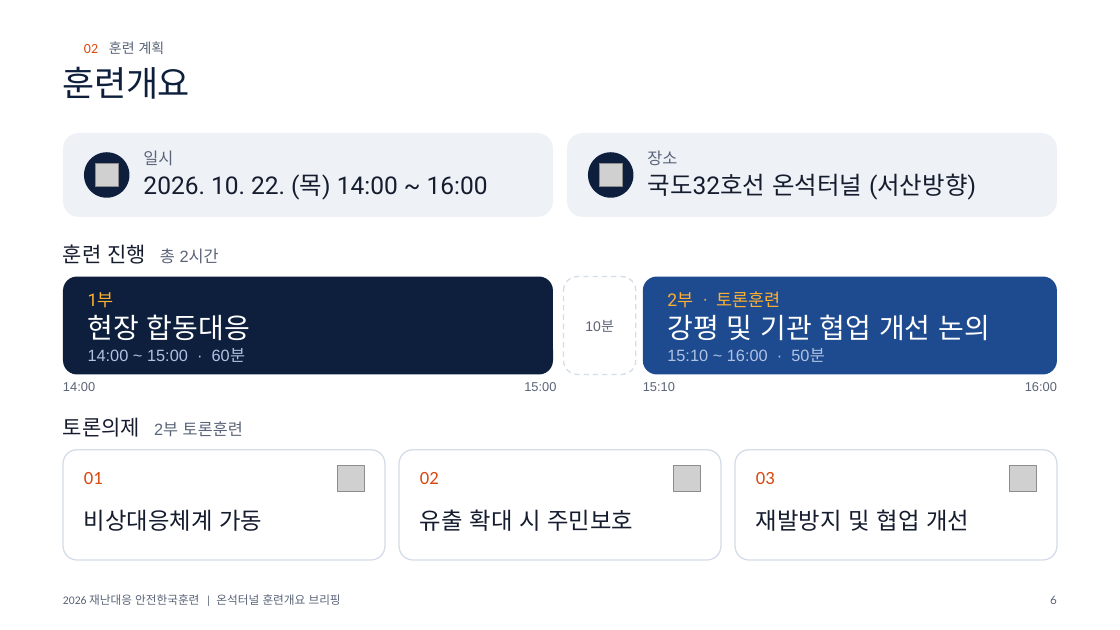
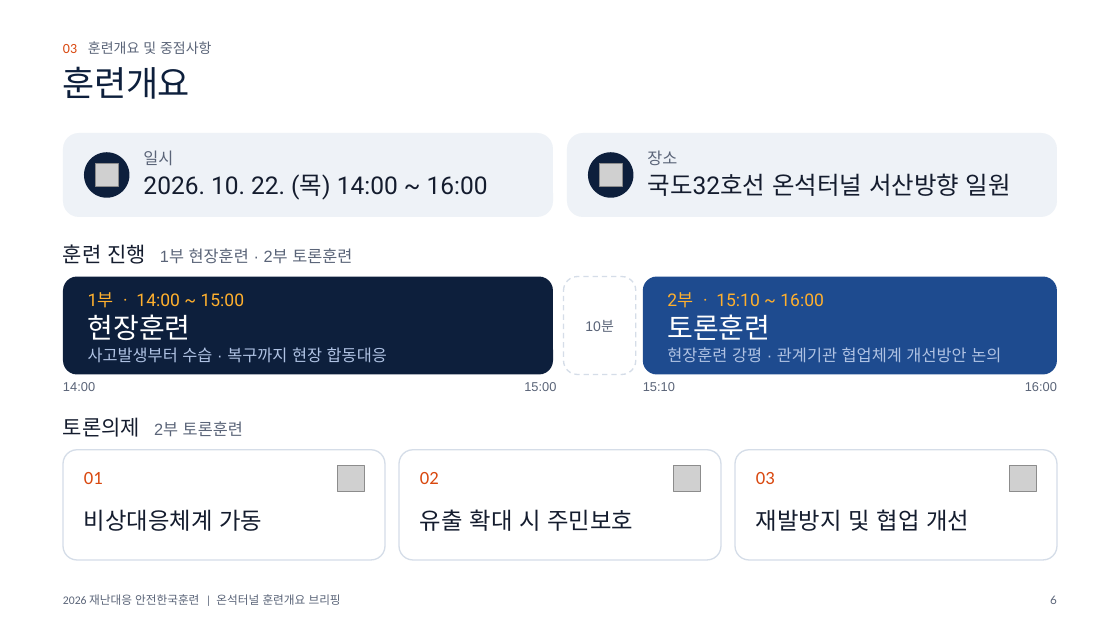
Before and after one commit to tmdgns5782-pixel/dcd, a slide deck: slide 6 of briefing/onseok-tunnel/onseok-briefing.pptx. Drawn at 1120x630 pixels with LibreOffice and Linux fonts; fonts in the diff are those of the drawing; grey boxes stand for pictures; background and template pictures are left out. Boxes give left, top, right and bottom in pixels: in the first picture for what was removed or moved away, otherwise in the second. Text is boxed around its words. In the diff, an @@ line names an element or a change of style, - is before the commit and + after.

```diff
--- a/briefing/onseok-tunnel/onseok-briefing.pptx
+++ b/briefing/onseok-tunnel/onseok-briefing.pptx
@@ text at [63,41,211,54]: text changed @@
-02 훈련 계획
+03 훈련개요 및 중점사항
@@ text at [647,173,1011,196]: text changed @@
-국도32호선 온석터널 (서산방향)
+국도32호선 온석터널 서산방향 일원
@@ text at [63,244,352,264]: text changed; size 18 to 14 pt; font Roboto to Arial; text colour #141C2E to #5A6478 @@
-훈련 진행 총 2시간
+훈련 진행 1부 현장훈련 · 2부 토론훈련
@@ text at [88,292,245,308]: text changed; size 14 to 15 pt; font Arial to Roboto; text colour #AFC2E3 to #FFB02E @@
-14:00 ~ 15:00 · 60분
+1부 · 14:00 ~ 15:00
@@ text at [667,292,824,308]: text changed; size 14 to 15 pt; font Arial to Roboto; text colour #AFC2E3 to #FFB02E @@
-15:10 ~ 16:00 · 50분
+2부 · 15:10 ~ 16:00
@@ text added at [88,314,191,340], 24 pt, text #FFFFFF @@
+현장훈련
@@ text at [667,314,770,340]: text changed; size 15 to 24 pt; font Roboto to Calibri; text colour #FFB02E to #FFFFFF @@
-2부 · 토론훈련
+토론훈련
@@ text at [88,347,387,363]: text changed; size 24 to 14 pt; font Calibri to Arial; text colour #FFFFFF to #AFC2E3 @@
-현장 합동대응
+사고발생부터 수습 · 복구까지 현장 합동대응
@@ text at [667,347,1001,363]: text changed; size 24 to 14 pt; font Calibri to Arial; text colour #FFFFFF to #AFC2E3 @@
-강평 및 기관 협업 개선 논의
+현장훈련 강평 · 관계기관 협업체계 개선방안 논의
```
Also in this commit, not shown: 13 other slides changed, 4 other files.
